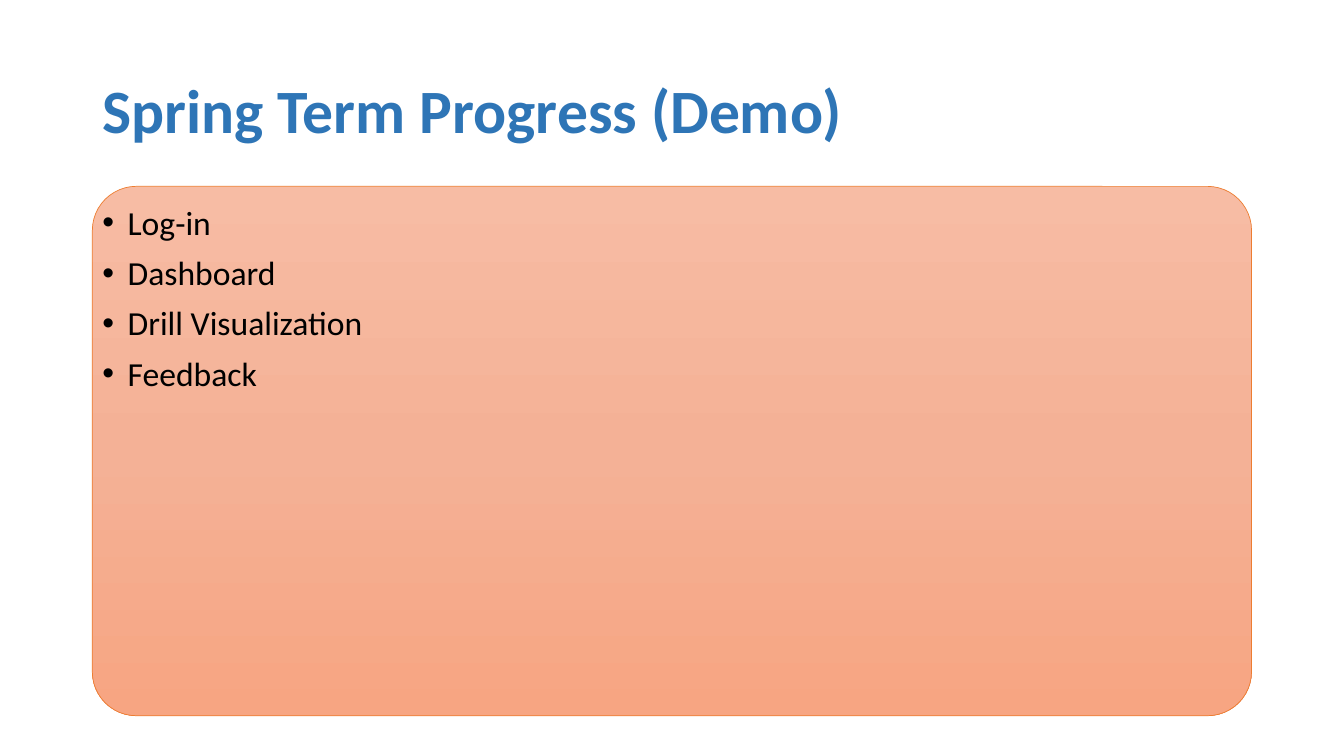
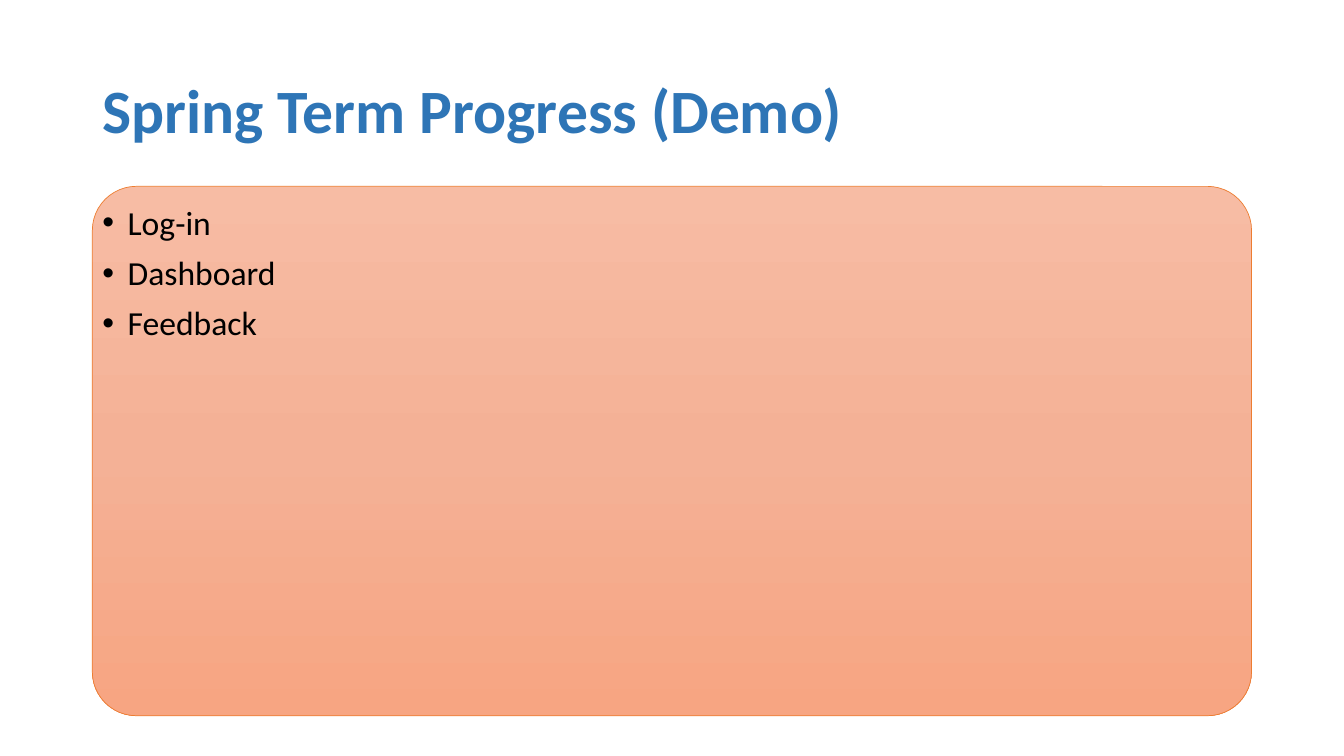
Before and after one commit to Bbulicki/MarchingMasters, a slide deck: slide 3 of Documents/Meeting Updates/MarchingMasters-0427.pptx. Drawn at 1344x756 pixels with LibreOffice and Linux fonts; fonts in the diff are those of the drawing. Boxes give left, top, right and bottom in pixels: in the first picture for what was removed or moved away, otherwise in the second. Text is boxed around its words. In the diff, an @@ line names an element or a change of style, - is before the commit and + after.

```diff
--- a/Documents/Meeting Updates/MarchingMasters-0427.pptx
+++ b/Documents/Meeting Updates/MarchingMasters-0427.pptx
@@ text at (x1=128, y1=311, x2=363, y2=336): paragraph removed @@
-• Drill Visualization
```
Also in this commit, not shown: 1 other slide changed, 1 other file.
